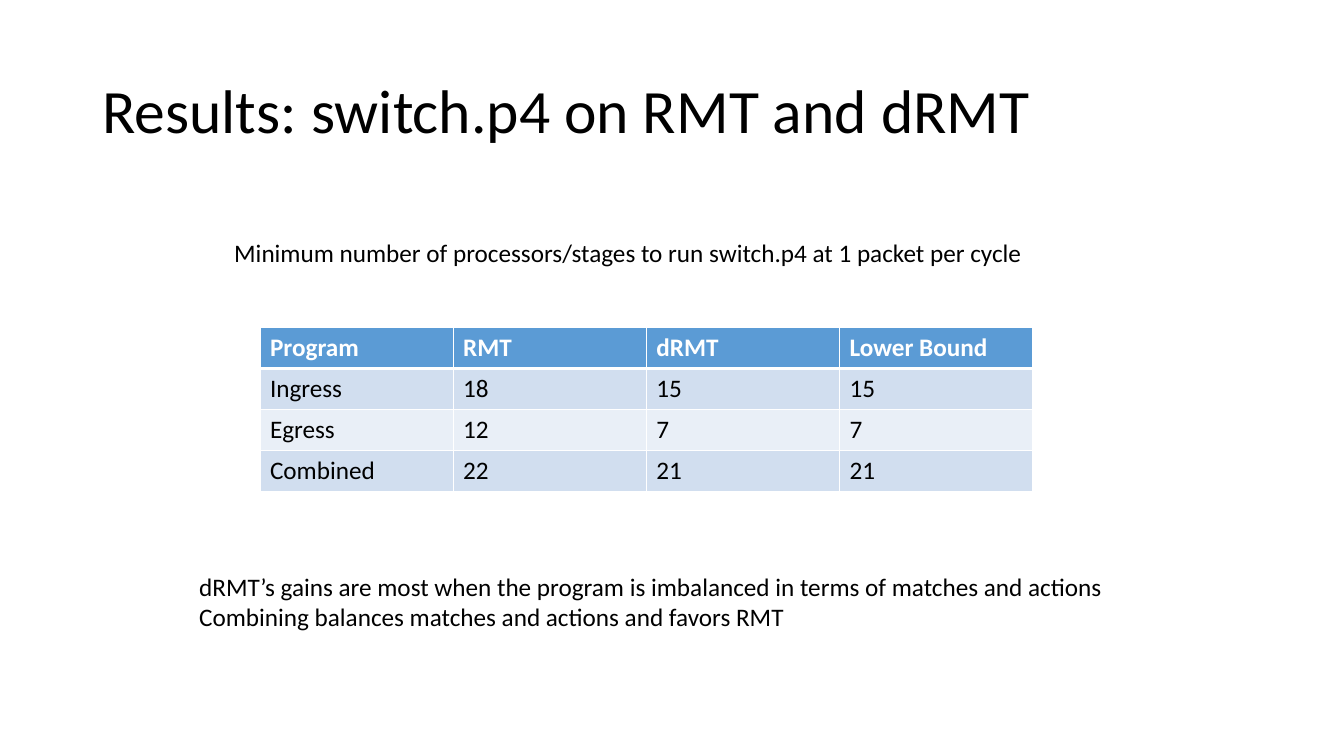
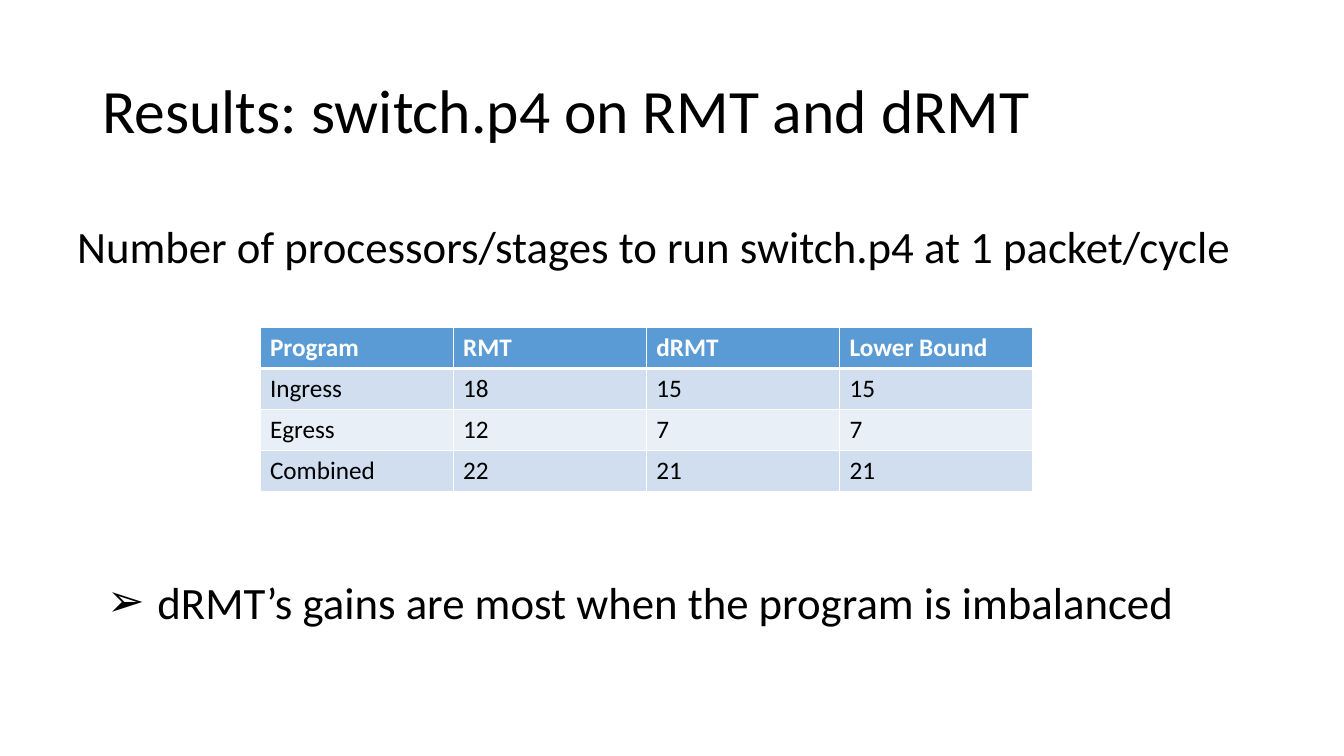
Before and after one commit to anirudhSK/drmt_talk, a slide deck: slide 30 of drmt.pptx (slide 29 before the commit). Drawn at 1344x756 pixels with LibreOffice and Linux fonts; fonts in the diff are those of the drawing. Boxes give left, top, right and bottom in pixels: in the first picture for what was removed or moved away, otherwise in the second. Text is boxed around its words. In the diff, an @@ line names an element or a change of style, - is before the commit and + after.

```diff
--- a/drmt.pptx
+++ b/drmt.pptx
@@ text at box(77, 232, 1230, 271): text changed; size 18 to 32 pt @@
-Minimum number of processors/stages to run switch.p4 at 1 packet per cycle
+Number of processors/stages to run switch.p4 at 1 packet/cycle
@@ text at box(157, 587, 1173, 627): text changed; size 18 to 32 pt @@
-dRMT’s gains are most when the program is imbalanced in terms of matches and actions
-Combining balances matches and actions and favors RMT
+➢ dRMT’s gains are most when the program is imbalanced
```
Also in this commit, not shown: 11 other slides changed, 3 slides added, 2 slides removed.
